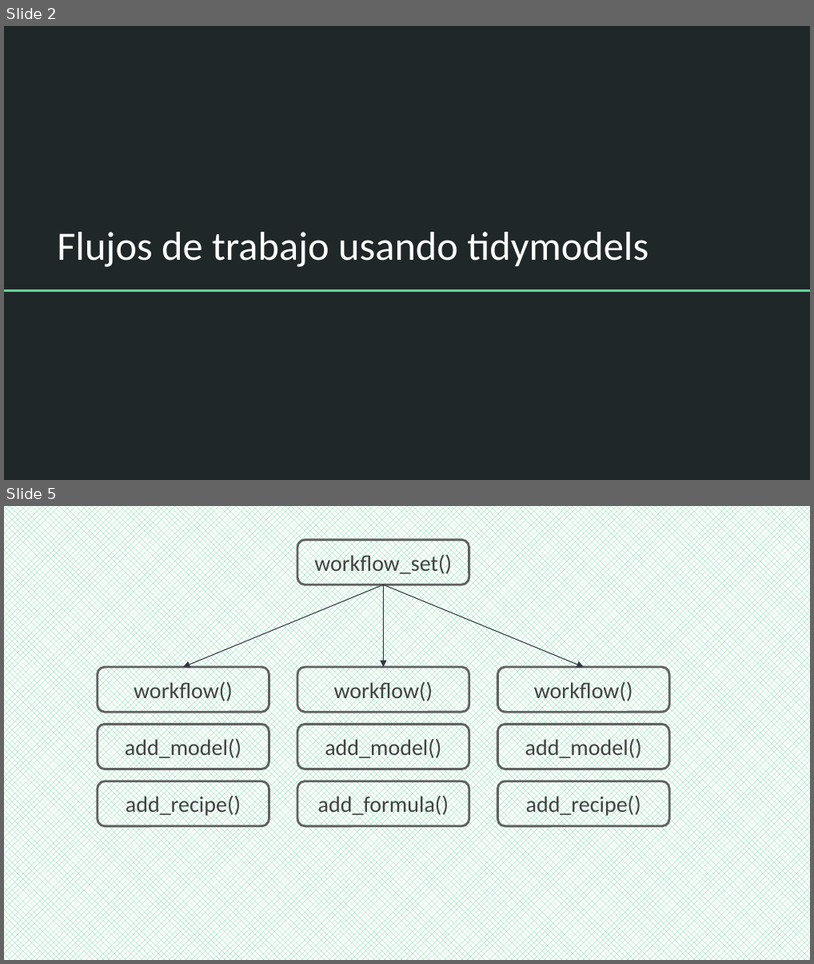
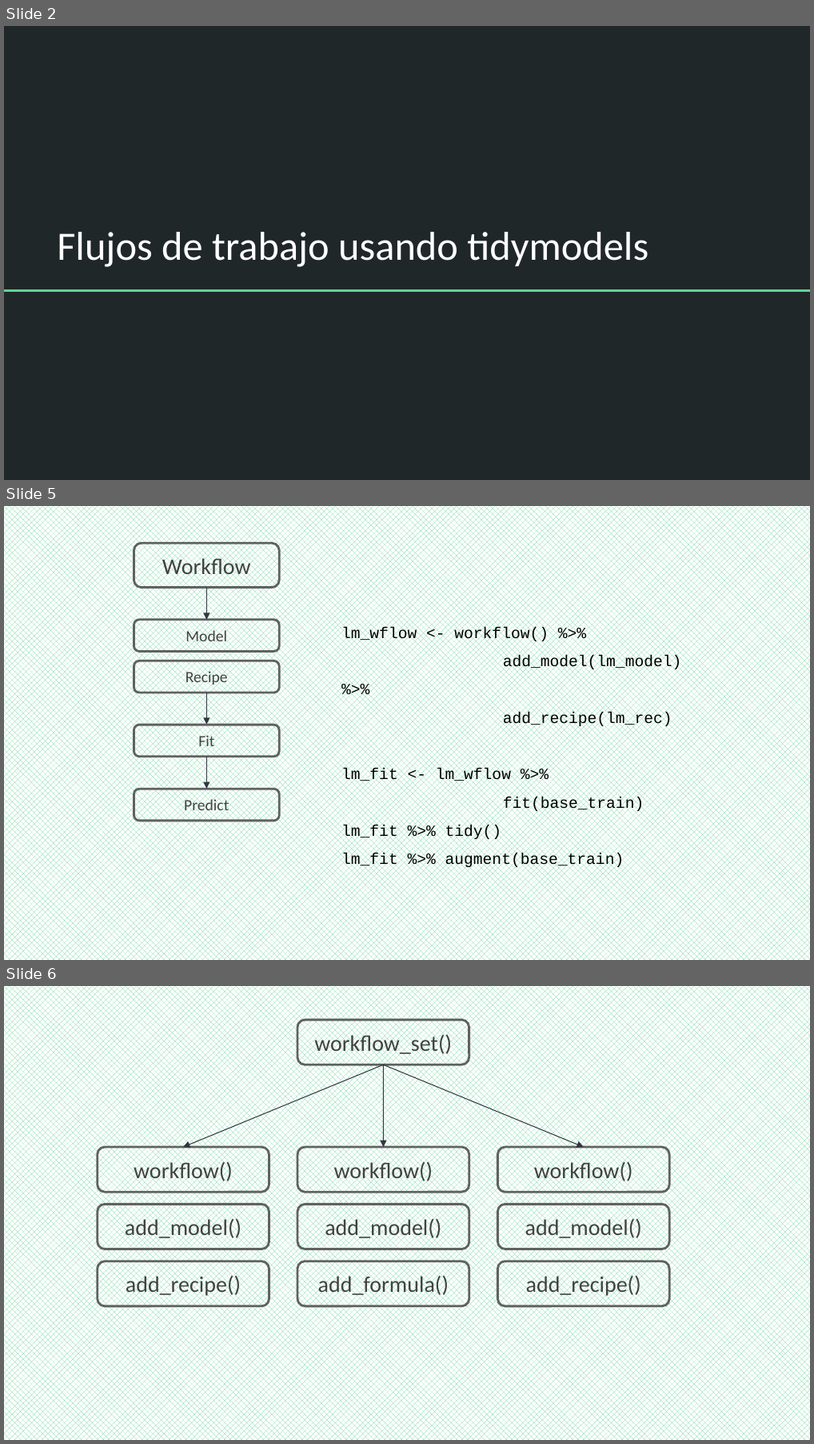
Before and after one commit to DCSCyHD/2023_modulo_3, a slide deck: clase2/Tidymodels.pptx. Shown one above the other, each under a label of ours: slides 2 and 5 before the commit, slides 2, 5 and 6 after it; the slides between them are not shown. The pictures are 814x964 and 814x1444 pixels, drawn with LibreOffice and Linux fonts; fonts in the diff are those of the drawing. Boxes give left, top, right and bottom in pixels: in the first picture for what was removed or moved away, otherwise in the second. Text is boxed around its words. In the diff, an @@ line names an element or a change of style, - is before the commit and + after.

```diff
--- a/clase2/Tidymodels.pptx
+++ b/clase2/Tidymodels.pptx
@@ slide 5 added at (4,506,810,960), background pattern #63D297 on #FFFFFF @@
@@ text added at (342,627,682,868), 14 pt, text #000000 @@
+lm_wflow <- workflow() %>%
+add_model(lm_model) %>%
+add_recipe(lm_rec)
+lm_fit <- lm_wflow %>%
+fit(base_train)
+lm_fit %>% tidy()
+lm_fit %>% augment(base_train)
@@ group added at (134,543,279,820): 5 rounded rectangles, 3 arrows @@
+Workflow
+Model
+Recipe
+Fit
+Predict
@@ what was slide 5 is now slide 6 @@
```
Also in this commit, not shown: 4 slides changed, 17 other files.
